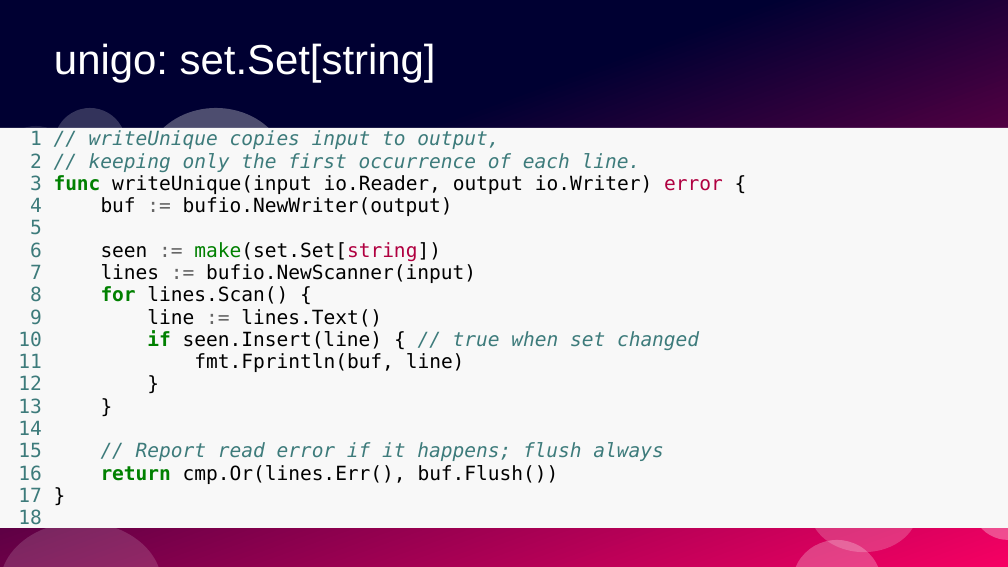
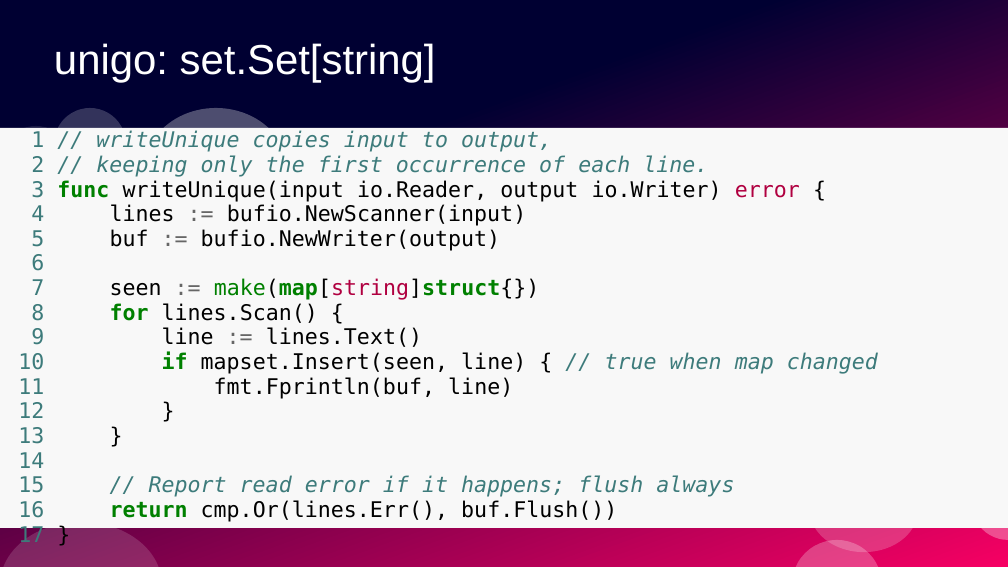
Before and after one commit to ramalho/sets-in-go, a slide deck: slide 71 of conj-em-go1_28.odp (slide 69 before the commit). Drawn at 1008x567 pixels with LibreOffice and Linux fonts; fonts in the diff are those of the drawing. Boxes give left, top, right and bottom in pixels: in the first picture for what was removed or moved away, otherwise in the second. Text is boxed around its words. In the diff, an @@ line names an element or a change of style, - is before the commit and + after.

```diff
--- a/conj-em-go1_28.odp
+++ b/conj-em-go1_28.odp
@@ text at (18,130,800,542): size 15.4 to 17.1 pt in "1 // writeUnique copies input to output,", "2 // keeping only the first occurrence ...", "3 func writeUnique(input io.Reader, output io.Writer) error ...", "8 for lines.Scan() {" and 8 more places @@
@@ text at (31,204,540,300): text changed; size 15.4 to 17.1 pt @@
-4 buf := bufio.NewWriter(output)
-5
-6 seen := make(set.Set[string])
-7 lines := bufio.NewScanner(input)
+4 lines := bufio.NewScanner(input)
+5 buf := bufio.NewWriter(output)
+6
+7 seen := make(map[string]struct{})
@@ text at (18,352,878,374): text changed; size 15.4 to 17.1 pt; text colour #3D7B7B to #000000 @@
-10 if seen.Insert(line) { // true when set changed
+10 if mapset.Insert(seen, line) { // true when map changed
@@ text at (18,509,41,529): paragraph removed @@
-18
```
Also in this commit, not shown: 4 other slides changed, 2 slides added, 2 other files.
